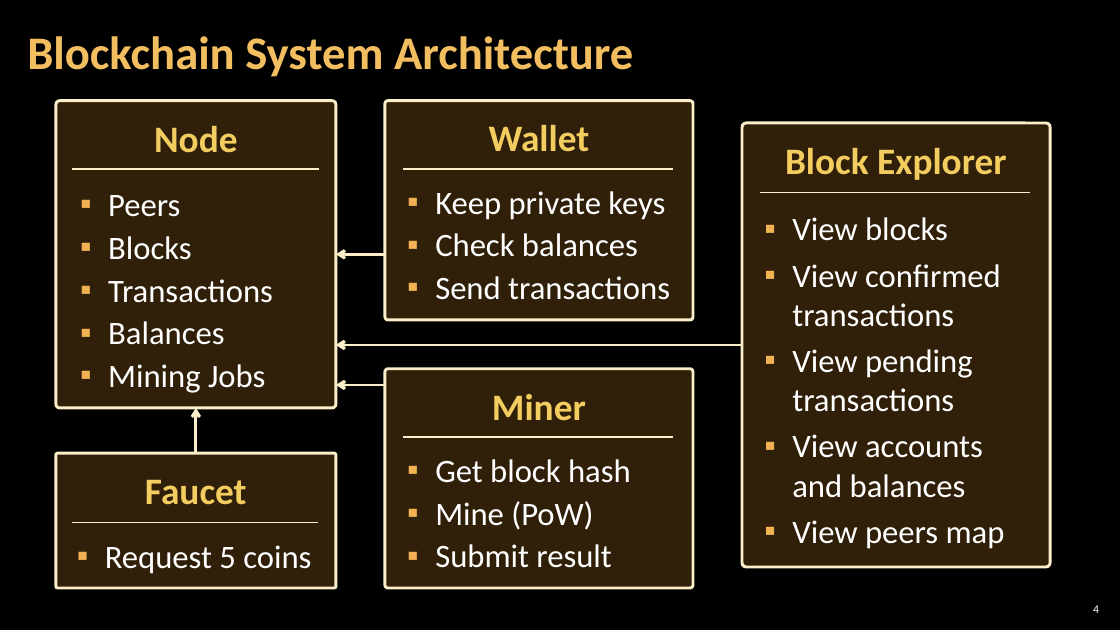
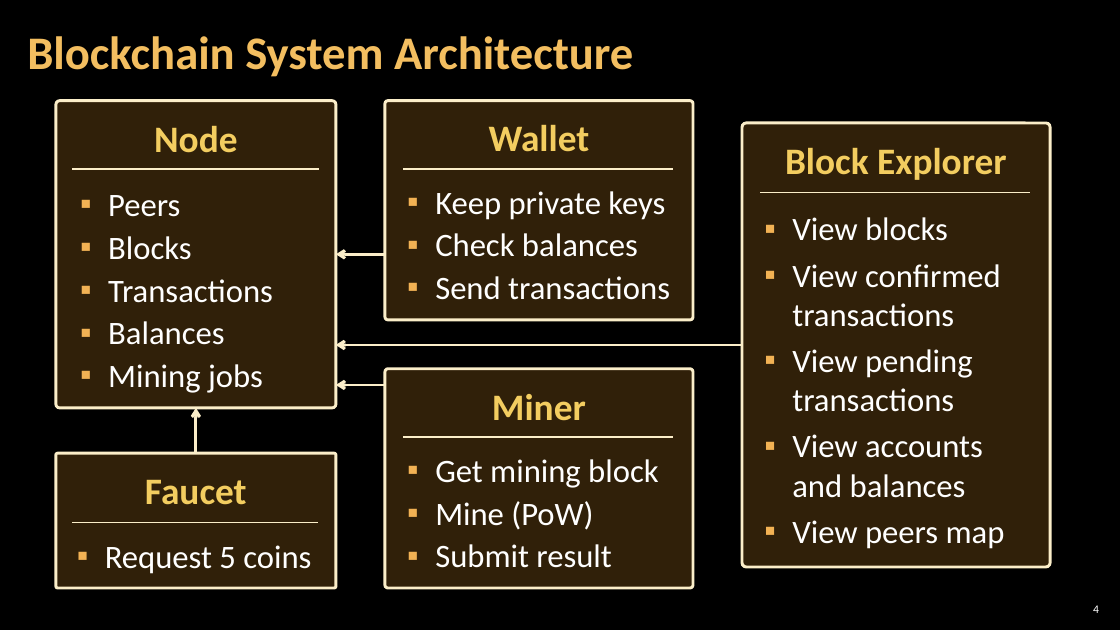
Before and after one commit to MrPIvanov/SoftUni, a slide deck: slide 4 of Bonus Courses/01-Blockchain Dev Camp/06-REVIEW OF THE WEEK #1/4. Build-a-Blockchain.pptx. Drawn at 1120x630 pixels with LibreOffice and Linux fonts; fonts in the diff are those of the drawing; background and template pictures are left out. Boxes give left, top, right and bottom in pixels: in the first picture for what was removed or moved away, otherwise in the second. Text is boxed around its words. In the diff, an @@ line names an element or a change of style, - is before the commit and + after.

```diff
--- a/Bonus Courses/01-Blockchain Dev Camp/06-REVIEW OF THE WEEK #1/4. Build-a-Blockchain.pptx
+++ b/Bonus Courses/01-Blockchain Dev Camp/06-REVIEW OF THE WEEK #1/4. Build-a-Blockchain.pptx
@@ text at <box>108,364,263,393</box>: text changed @@
-▪ Mining Jobs
+▪ Mining jobs
@@ text at <box>435,459,658,488</box>: text changed @@
-▪ Get block hash
+▪ Get mining block
```
Also in this commit, not shown: 10 other slides changed, 10 slides added, 3 slides removed, 34 other files.
